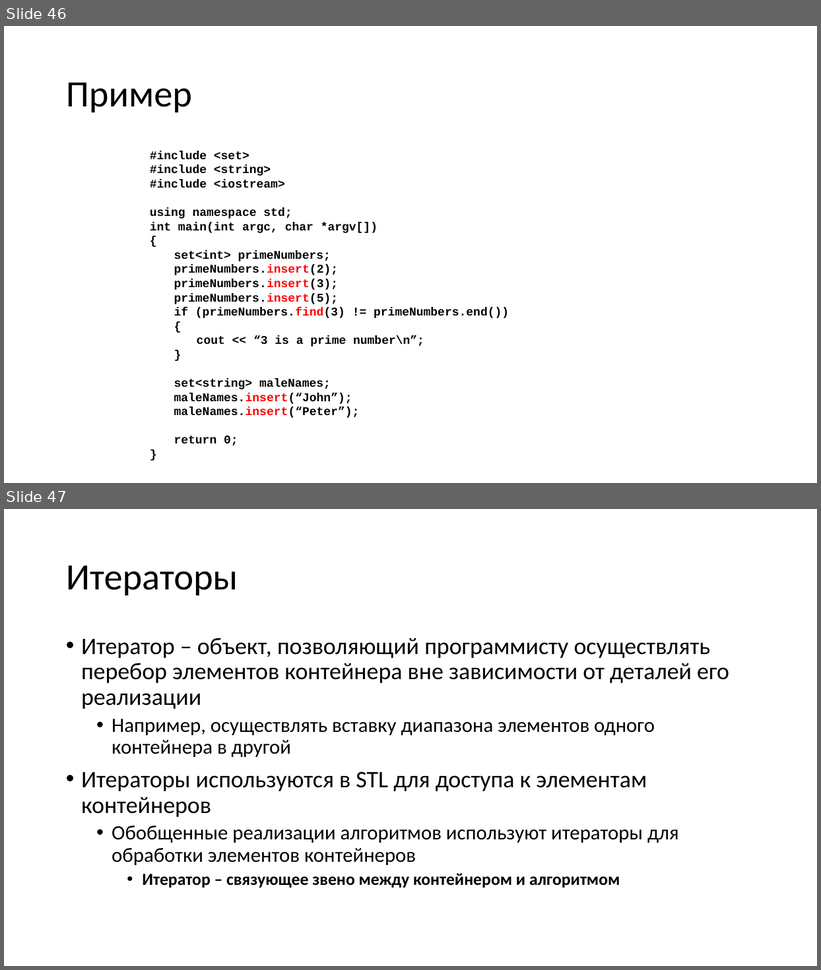
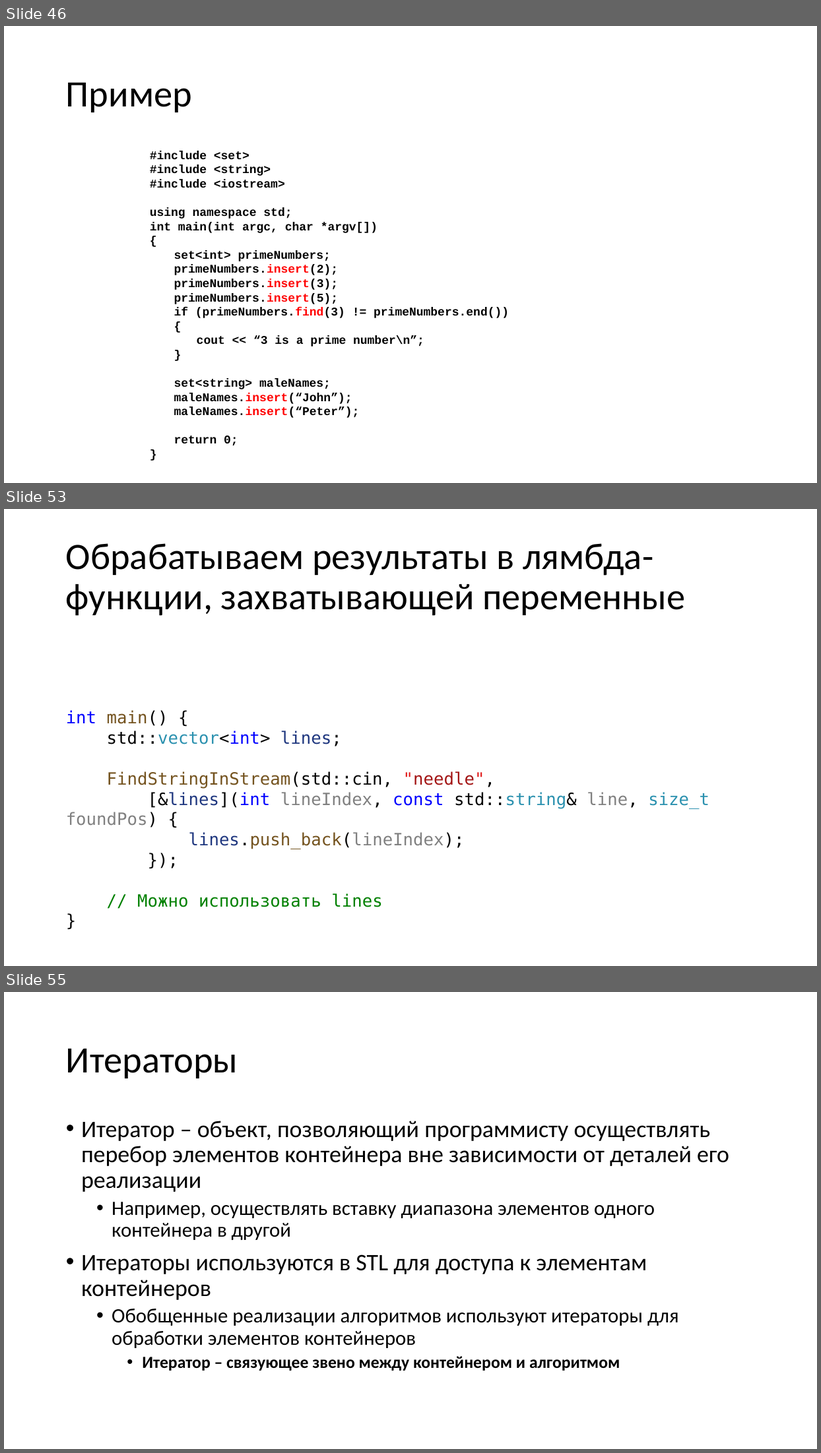
Before and after one commit to alexey-malov/oop, a slide deck: lectures/01/Стандартная библиотека.pptx. Shown one above the other, each under a label of ours: slides 46 and 47 before the commit, slides 46, 53 and 55 after it; the slides between them are not shown. The pictures are 821x970 and 821x1453 pixels, drawn with LibreOffice and Linux fonts; fonts in the diff are those of the drawing. Boxes give left, top, right and bottom in pixels: in the first picture for what was removed or moved away, otherwise in the second. Text is boxed around its words. In the diff, an @@ line names an element or a change of style, - is before the commit and + after.

```diff
--- a/lectures/01/Стандартная библиотека.pptx
+++ b/lectures/01/Стандартная библиотека.pptx
@@ slide 53 added at [4, 509, 817, 966], background #FFFFFF @@
@@ title added at [66, 543, 685, 616], 44 pt, text #000000 @@
+Обрабатываем результаты в лямбда-функции, захватывающей переменные
@@ text added at [66, 710, 710, 908], 20 pt, text #000000 @@
+int main() {
+std::vector<int> lines;
+FindStringInStream(std::cin, "needle",
+[&lines](int lineIndex, const std::string& line, size_t foundPos) {
+lines.push_back(lineIndex);
+});
+// Можно использовать lines
+}
@@ what was slide 47 is now slide 55 @@
```
Also in this commit, not shown: 8 other slides added.
